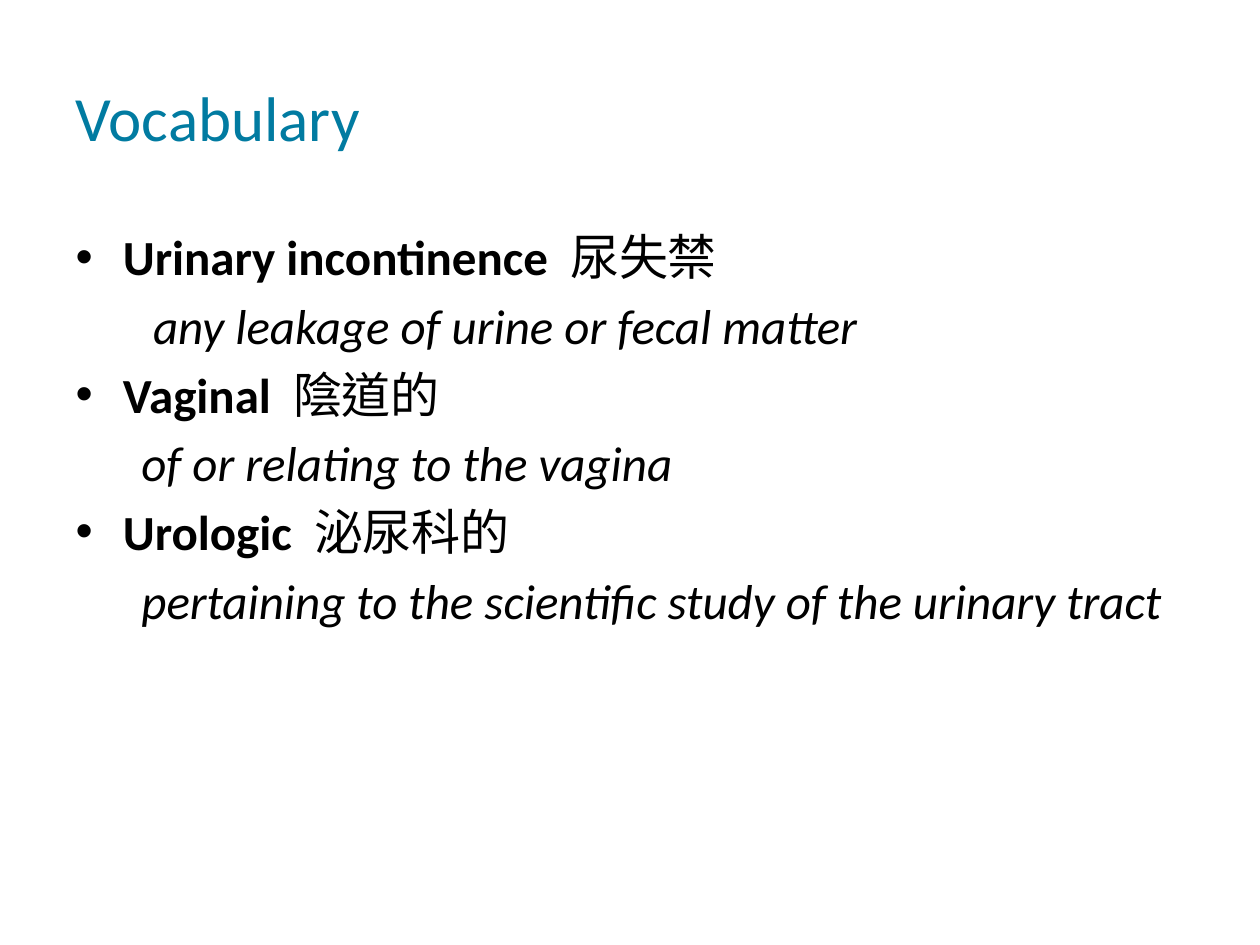
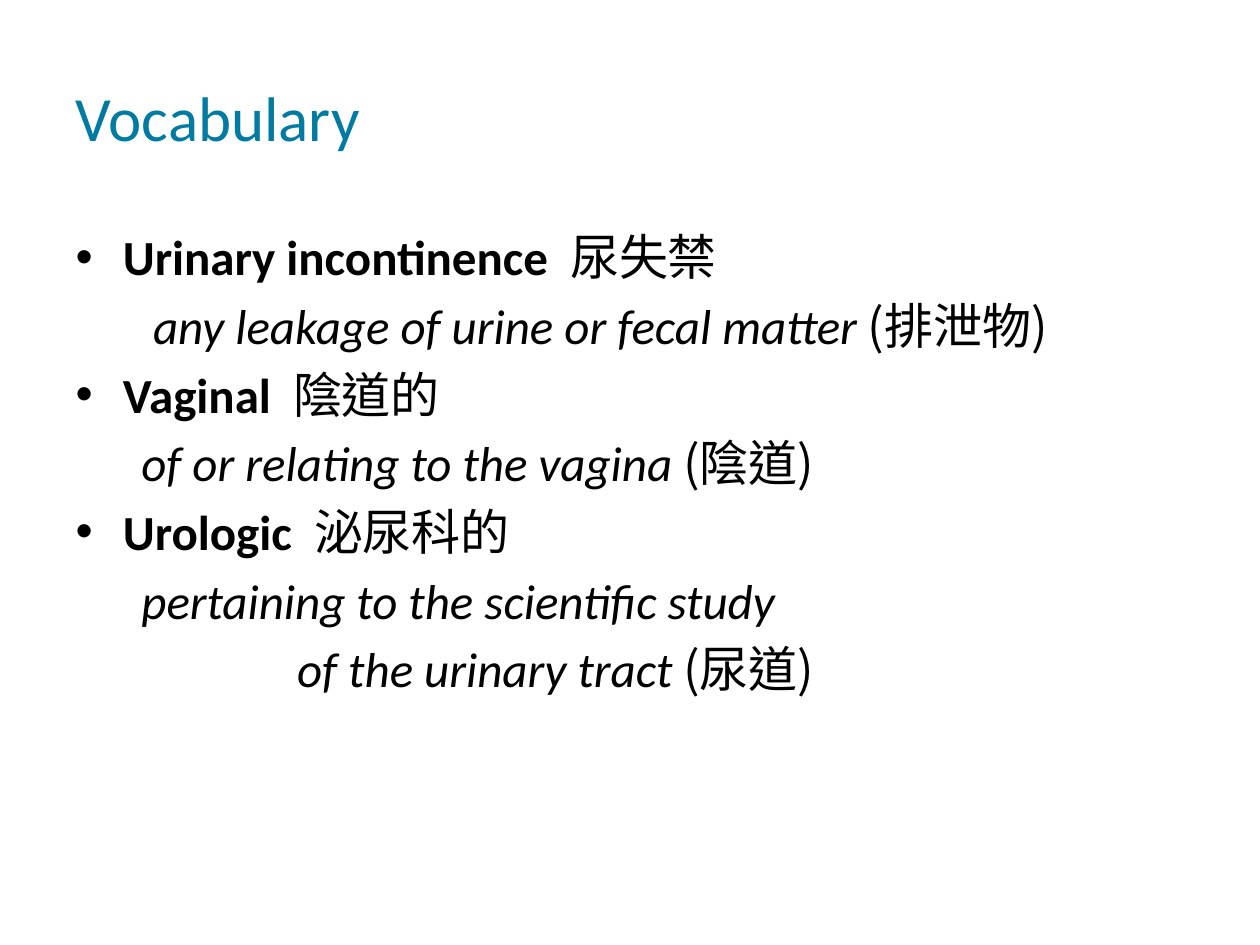
Before and after one commit to QuocVoong/R-Study-Lists, a slide deck: slide 2 of Medicine/5855_stethoscope_ppt/5855.pptx. Drawn at 1260x945 pixels with LibreOffice and Linux fonts; fonts in the diff are those of the drawing; background and template pictures are left out. Boxes give left, top, right and bottom in pixels: in the first picture for what was removed or moved away, otherwise in the second. Text is boxed around its words. In the diff, an @@ line names an element or a change of style, - is before the commit and + after.

```diff
--- a/Medicine/5855_stethoscope_ppt/5855.pptx
+++ b/Medicine/5855_stethoscope_ppt/5855.pptx
@@ text at (153,302,1048,354): text changed @@
-any leakage of urine or fecal matter
+any leakage of urine or fecal matter (排泄物)
@@ text at (141,439,814,491): text changed @@
-of or relating to the vagina
+of or relating to the vagina (陰道)
@@ text at (141,585,814,697): text changed @@
-pertaining to the scientific study of the urinary tract
+pertaining to the scientific study
+of the urinary tract (尿道)
```
Also in this commit, not shown: 4 other slides changed.
